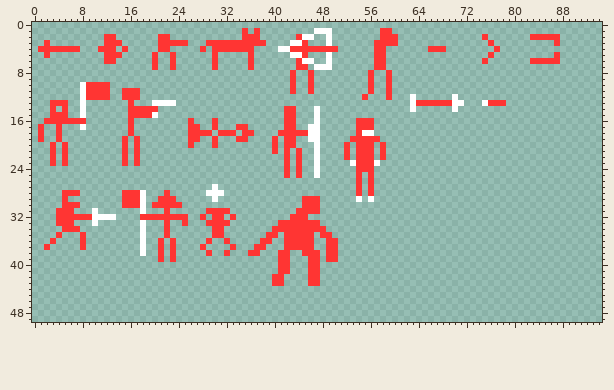
A pixel-art file gets an edit: Resources/EnemiesSheets.aseprite. This is how it looked before the edit.
95x50 pixels, 1 frame.
After:
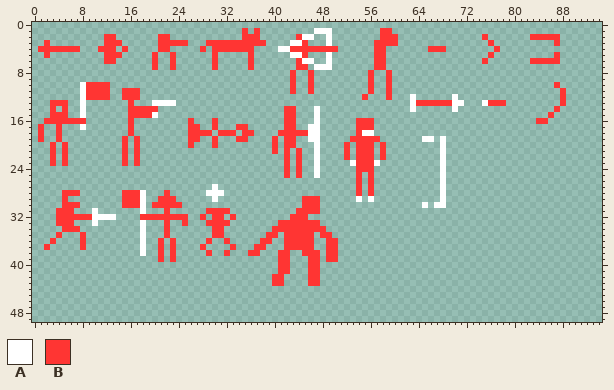
Palette (. is transparent): A #ffffff  B #ff3533
Changes in this commit:
The edit adds colour A in row 19 at x 65 to 66 and 68; in rows 20 to 29 at x 68; in row 30 at x 65 and 67 to 68.
The edit adds colour B in row 10 at x 87; in rows 11 to 13 at x 88; in row 14 at x 87; in row 15 at x 86; in row 16 at x 84 to 85.
Changed places in both pictures, as pixel boxes (x1, y1, x2, y2):
added: (536, 82, 566, 124)
added: (422, 136, 446, 208)
